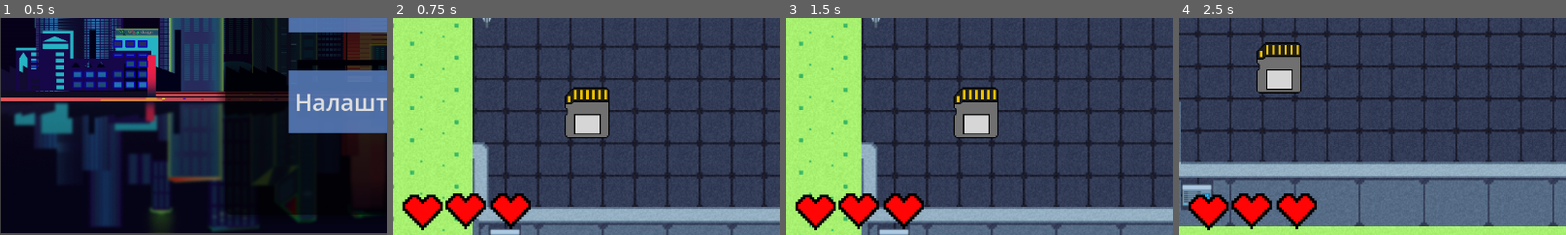
Above: before the commit, frames 1-4 (left to right).
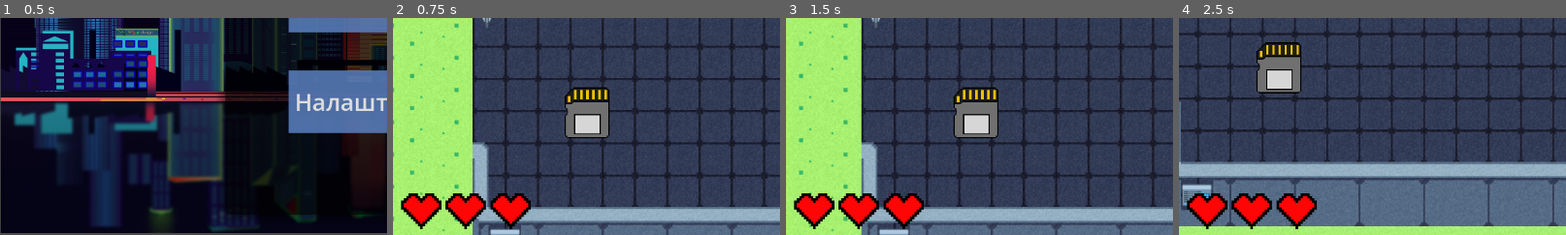
Above: after the commit, the same moments.

Repository: liketaurus/SE-practice-template
Game: Godot game, scene res://Scenes/menu.tscn
Same seed, same stepped clock (60 frames per second), same inputs: the game is played once before the commit and once after it.
Inputs:
- Up to frame 1 (0.5 s): no input
- Up to frame 2 (0.75 s): click "Почати гру" at 0.5 s
- Up to frame 3 (1.5 s): tap Enter at 1.25 s; hold D from 1.28 s (still down); hold Space from 1.28 s (still down)
- Up to frame 4 (2.5 s): release D at 2.03 s; release Space at 2.03 s; hold S from 2.03 s (still down); tap E at 2.1 s; tap Space at 2.27, 2.3 s
The pictures show only the part of the screen within x 0-50%, y 50-100%; the shares and areas given below are measured in that part.

Frame 1 is identical in both runs. In frame 2, 0.6% of the frame differs, in the area x 2-14%, y 80-98%; in frame 3, 0.6%; in frame 4, 0.6%.

Commit message:
BetterFight

Diff:
--- a/src/Cyberpunk2069/Scenes/Enemi.tscn
+++ b/src/Cyberpunk2069/Scenes/Enemi.tscn
@@ -1,7 +1,8 @@
-[gd_scene load_steps=22 format=3 uid="uid://bq7dwapgvgf0b"]
+[gd_scene load_steps=23 format=3 uid="uid://bq7dwapgvgf0b"]
 
 [ext_resource type="Texture2D" uid="uid://kuvhqfox2d3l" path="res://assets/Tech Dungeon Roguelite - Asset Pack/Enemies/No Outlines/enemies x1.png" id="1_7n5k7"]
 [ext_resource type="Script" path="res://Scripts/Enemi.gd" id="1_pbthr"]
+[ext_resource type="Texture2D" uid="uid://doj5q74cedgyt" path="res://Textures/HP.png" id="3_porh4"]
 
 [sub_resource type="CapsuleShape2D" id="CapsuleShape2D_wemss"]
 height = 26.0
@@ -171,6 +172,21 @@
 shape = SubResource("CircleShape2D_lrxcn")
 debug_color = Color(0.92549, 0, 0.67451, 0.419608)
 
+[node name="Hp" type="Sprite2D" parent="."]
+position = Vector2(-20.5, -38.5)
+scale = Vector2(0.066, 0.066)
+texture = ExtResource("3_porh4")
+
+[node name="Hp2" type="Sprite2D" parent="."]
+position = Vector2(0.500002, -38.5)
+scale = Vector2(0.066, 0.066)
+texture = ExtResource("3_porh4")
+
+[node name="Hp3" type="Sprite2D" parent="."]
+position = Vector2(21.5, -38.5)
+scale = Vector2(0.066, 0.066)
+texture = ExtResource("3_porh4")
+
 [connection signal="animation_finished" from="AnimatedSprite2D" to="." method="_on_animated_sprite_2d_animation_finished"]
 [connection signal="body_entered" from="Detector" to="." method="_on_detector_body_entered"]
 [connection signal="body_exited" from="Detector" to="." method="_on_detector_body_exited"]
--- a/src/Cyberpunk2069/Scenes/player.tscn
+++ b/src/Cyberpunk2069/Scenes/player.tscn
@@ -441,7 +441,7 @@
 [node name="CanvasLayer" type="CanvasLayer" parent="."]
 
 [node name="Hp" type="Sprite2D" parent="CanvasLayer"]
-position = Vector2(46, 616)
+position = Vector2(44, 614)
 scale = Vector2(0.224, 0.224)
 texture = ExtResource("4_4p3li")
 
--- a/src/Cyberpunk2069/Scripts/Enemi.gd
+++ b/src/Cyberpunk2069/Scripts/Enemi.gd
@@ -5,36 +5,50 @@
 var player_auch = false
 var player_fight = false
 var is_dead = 0
+var hp = 3
 var speed = 100
 var d = 0
 @onready var animation = $AnimatedSprite2D
 
 var timer
+var timer2
 
 func _process(delta):
 	_progress(delta)
 
-	if Input.is_key_pressed(KEY_SPACE) and player_fight:
-		d += 1
-		if d == 1:
-			is_dead = 1
-			animation.play("death")
-			speed = 0
-		elif d > 1:
-			speed = 0
-	elif player_in_area:
+	if hp == 2:
+		$Hp3.visible = false
+	elif hp == 1:
+		$Hp2.visible = false
+	elif hp == 0:
+		$Hp.visible = false
+		is_dead = 1
+		animation.play("death")
+		speed = 0
+
+	if player_in_area and is_dead == 0:
 		_move(delta)
 
 func _init():
 	timer = Timer.new()
 	add_child(timer)
 	timer.autostart = true
-	timer.wait_time = 3.0
+	timer.wait_time = 2.0
 	timer.connect("timeout", self.timeout)
+
+	timer2 = Timer.new()
+	add_child(timer2)
+	timer2.autostart = true
+	timer2.wait_time = 0.5
+	timer2.connect("timeout", self.timeout2)
 
 func timeout():
 	if player_auch and is_dead < 1:
 		Global.hp -= 1
+
+func timeout2():
+	if Input.is_key_pressed(KEY_SPACE) and player_fight:
+		hp -= 1
 
 func _progress(delta):
 	if velocity == Vector2.ZERO and d < 1:
